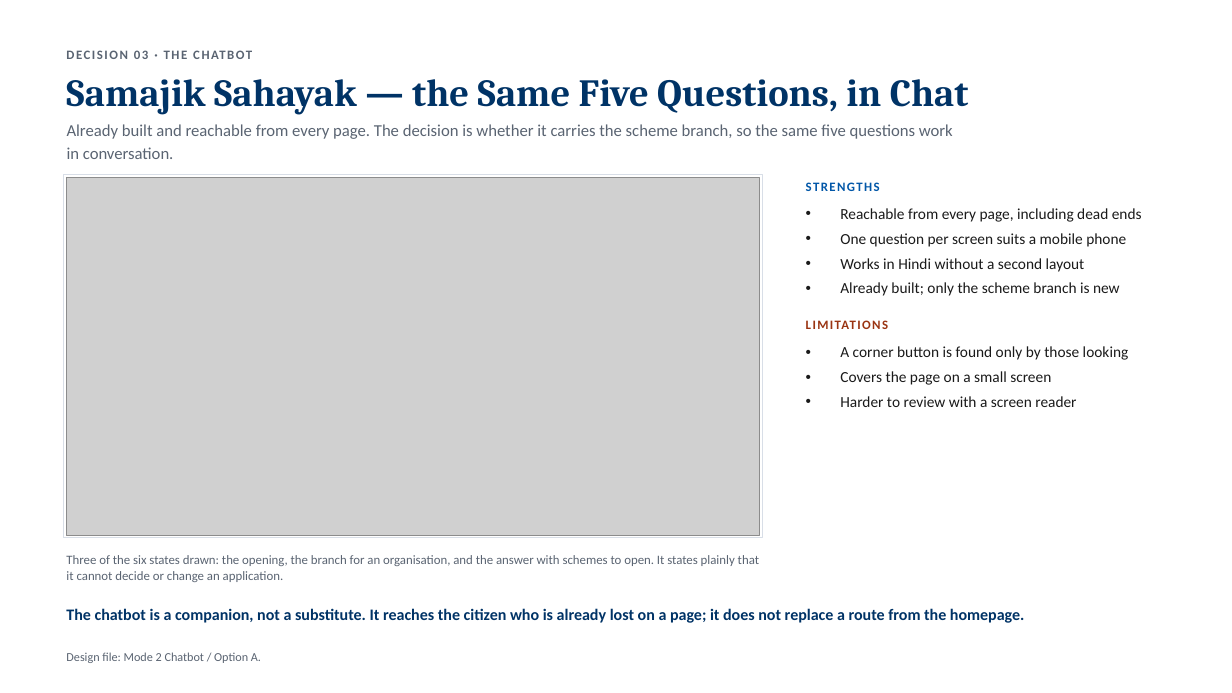
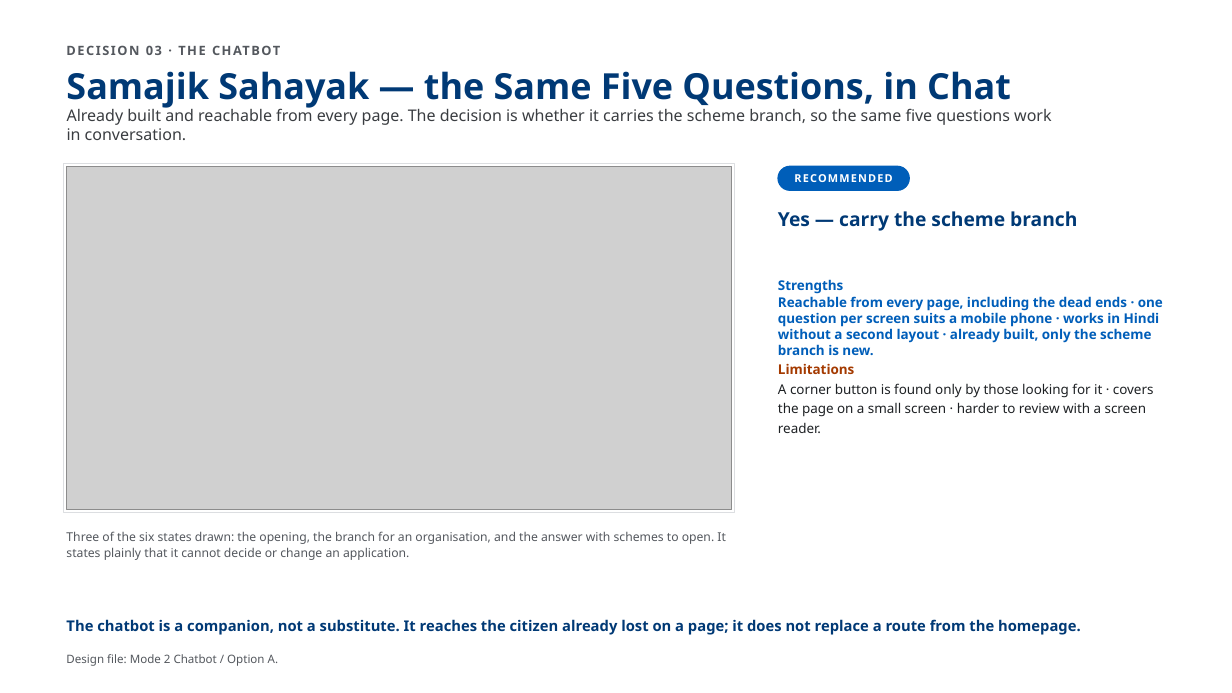
Before and after one commit to AkashShivanand/mosje, a slide deck: slide 5 of docs/plans/MoSJE-Persona-Scheme-Discovery.pptx (slide 14 before the commit). Drawn at 1232x693 pixels with LibreOffice and Linux fonts; fonts in the diff are those of the drawing; grey boxes stand for pictures. Boxes give left, top, right and bottom in pixels: in the first picture for what was removed or moved away, otherwise in the second. Text is boxed around its words. In the diff, an @@ line names an element or a change of style, - is before the commit and + after.

```diff
--- a/docs/plans/MoSJE-Persona-Scheme-Discovery.pptx
+++ b/docs/plans/MoSJE-Persona-Scheme-Discovery.pptx
@@ text "DECISION 03 · THE CHATBOT" at box(67, 41, 1165, 61): font Calibri to Noto Sans, text colour #5A6472 to #54585E @@
@@ text "Samajik Sahayak — the Same ..." at box(66, 71, 1011, 109): size 30 to 28 pt, font Cambria to Noto Sans, text colour #003366 to #003975 @@
@@ text "Already built and reachable from ...": place and size @@
-text "Already built and reachable from ..." at box(67, 124, 953, 159)
+text "Already built and reachable from ..." at box(67, 106, 1051, 140)
@@ text "Already built and reachable from ..." at box(67, 106, 1051, 140): size 13 to 12.5 pt, font Calibri to Noto Sans, text colour #5A6472 to #3A3D41; line spacing 1.15 to 1 @@
@@ rectangle: place and size @@
-rectangle at box(64, 175, 762, 538)
+rectangle at box(64, 164, 735, 513)
@@ rectangle at box(64, 164, 735, 513): outline #D8DEE7 0.75 pt to #DCDEE1 0.75 pt @@
@@ picture: place and size @@
-picture at box(67, 177, 760, 535)
+picture at box(67, 166, 732, 510)
@@ rounded rectangle added at box(778, 166, 909, 190), fill #005EB9, outline #005EB9 1 pt @@
@@ text added at box(778, 166, 909, 190), 8.5 pt, text #FFFFFF, bold @@
+RECOMMENDED
@@ text removed at box(806, 177, 1165, 196) @@
-STRENGTHS
@@ text removed at box(840, 208, 1142, 296) @@
-• Reachable from every page, including dead ends
-• One question per screen suits a mobile phone
-• Works in Hindi without a second layout
-• Already built; only the scheme branch is new
@@ text added at box(778, 211, 1077, 231), 15 pt, text #003975, bold @@
+Yes — carry the scheme branch
@@ text at box(778, 279, 1163, 433): text changed; size 12 to 10.5 pt; font Calibri to Noto Sans; text colour #1A1A1A to #1E2124 @@
-• A corner button is found only by those looking
-• Covers the page on a small screen
-• Harder to review with a screen reader
+Strengths
+Reachable from every page, including the dead ends · one question per screen suits a mobile phone · works in Hindi without a second layout · already built, only the scheme branch is new.
+Limitations
+A corner button is found only by those looking for it · covers the page on a small screen · harder to review with a screen reader.
@@ text removed at box(806, 315, 1165, 334) @@
-LIMITATIONS
@@ text "Three of the six states ...": place and size @@
-text "Three of the six states ..." at box(66, 555, 759, 582)
+text "Three of the six states ..." at box(66, 531, 726, 560)
@@ text "Three of the six states ..." at box(66, 531, 726, 560): size 10 to 9.5 pt, font Calibri to Noto Sans, text colour #5A6472 to #54585E; line spacing 1.05 to 1.1 @@
@@ text at box(66, 619, 1081, 635): text changed; size 12.5 to 11.5 pt; font Calibri to Noto Sans; text colour #003366 to #003975 @@
-The chatbot is a companion, not a substitute. It reaches the citizen who is already lost on a page; it does not replace a route from the homepage.
+The chatbot is a companion, not a substitute. It reaches the citizen already lost on a page; it does not replace a route from the homepage.
@@ text "Design file: Mode 2 Chatbot ..." at box(66, 654, 278, 666): size 9.5 to 9 pt, font Calibri to Noto Sans, text colour #5A6472 to #54585E @@
```
Also in this commit, not shown: 6 other slides changed, 1 slide added, 12 slides removed, 4 other files.
